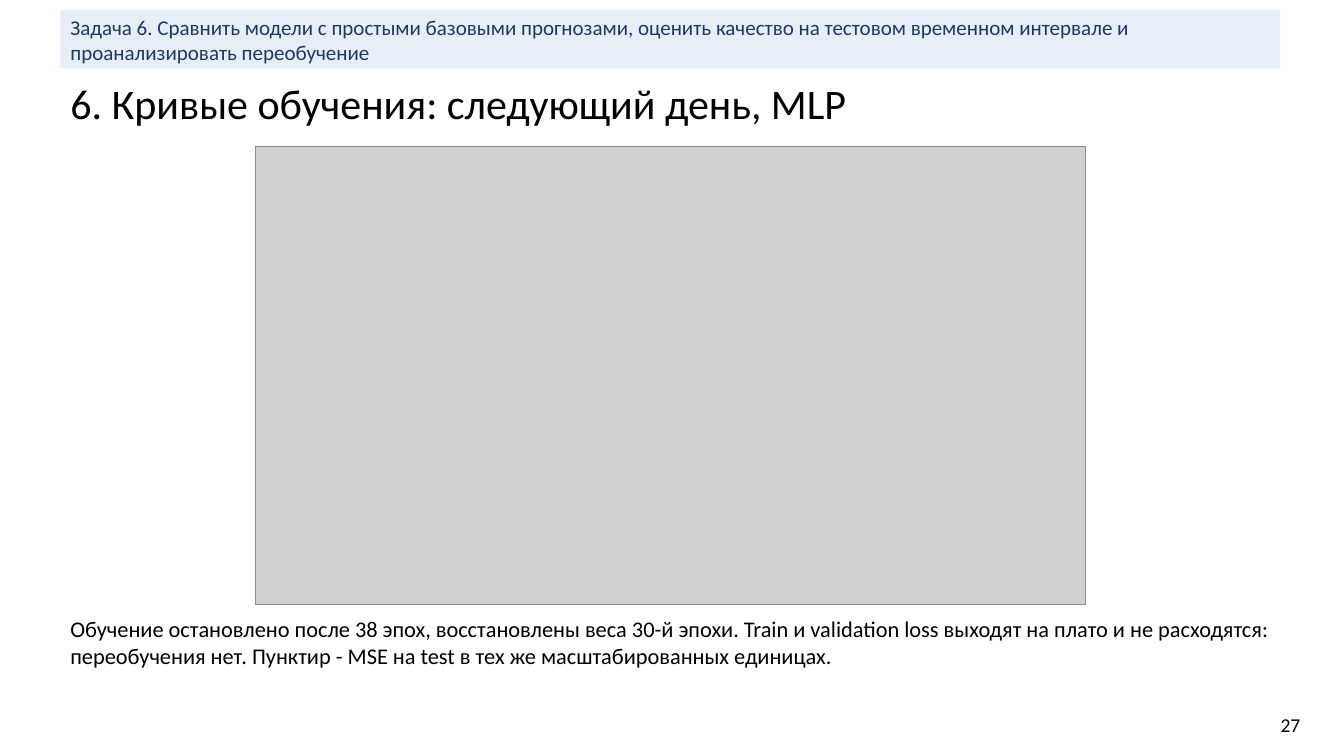
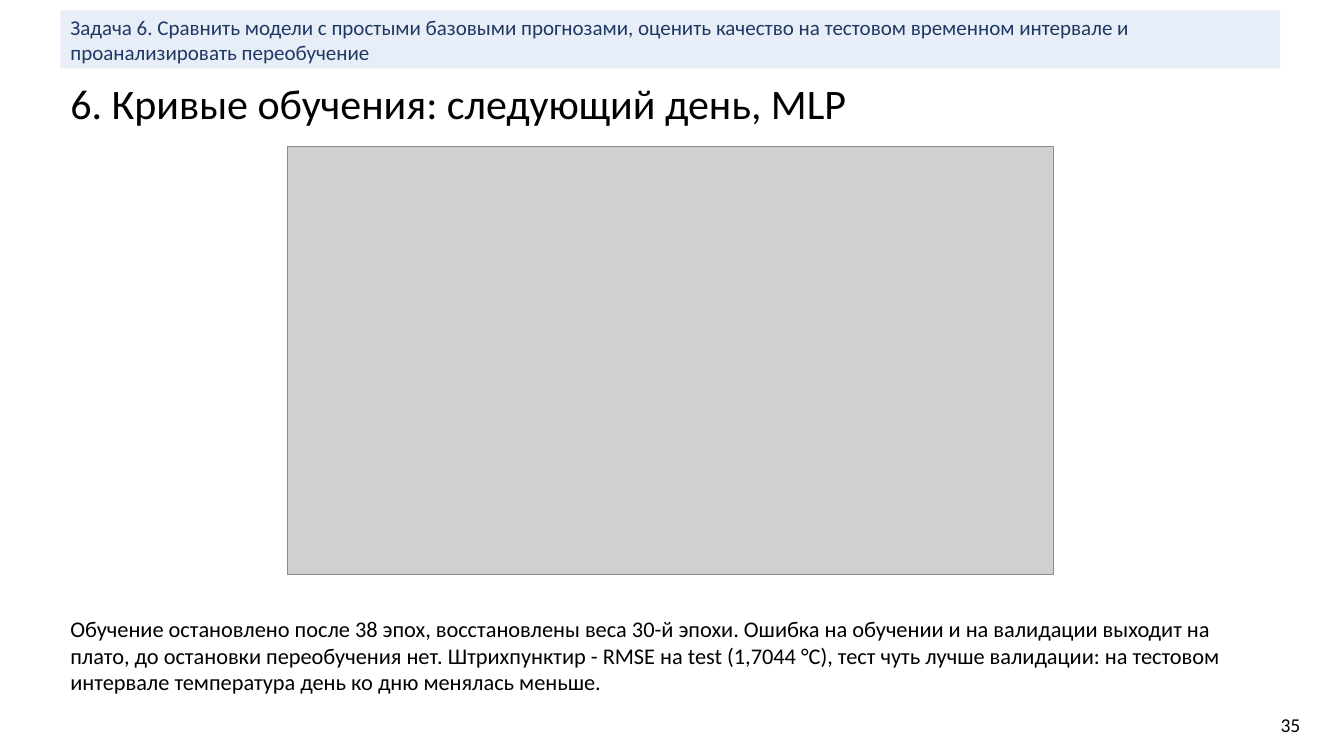
Before and after one commit to bigflyy/nn-uni, a slide deck: slide 35 of labs/lab2/nn-lab-2.pptx (slide 27 before the commit). Drawn at 1344x756 pixels with LibreOffice and Linux fonts; fonts in the diff are those of the drawing; grey boxes stand for pictures. Boxes give left, top, right and bottom in pixels: in the first picture for what was removed or moved away, otherwise in the second. Text is boxed around its words. In the diff, an @@ line names an element or a change of style, - is before the commit and + after.

```diff
--- a/labs/lab2/nn-lab-2.pptx
+++ b/labs/lab2/nn-lab-2.pptx
@@ picture: place and size @@
-picture at box(255, 146, 1085, 605)
+picture at box(287, 146, 1054, 575)
@@ text at box(70, 621, 1220, 694): text changed @@
-Обучение остановлено после 38 эпох, восстановлены веса 30-й эпохи. Train и validation loss выходят на плато и не расходятся: переобучения нет. Пунктир - MSE на test в тех же масштабированных единицах.
+Обучение остановлено после 38 эпох, восстановлены веса 30-й эпохи. Ошибка на обучении и на валидации выходит на плато, до остановки переобучения нет. Штрихпунктир - RMSE на test (1,7044 °C), тест чуть лучше валидации: на тестовом интервале температура день ко дню менялась меньше.
@@ text at box(1281, 719, 1301, 732): text changed @@
-27
+35
```
Also in this commit, not shown: 15 other slides changed, 12 slides added, 38 other files.
